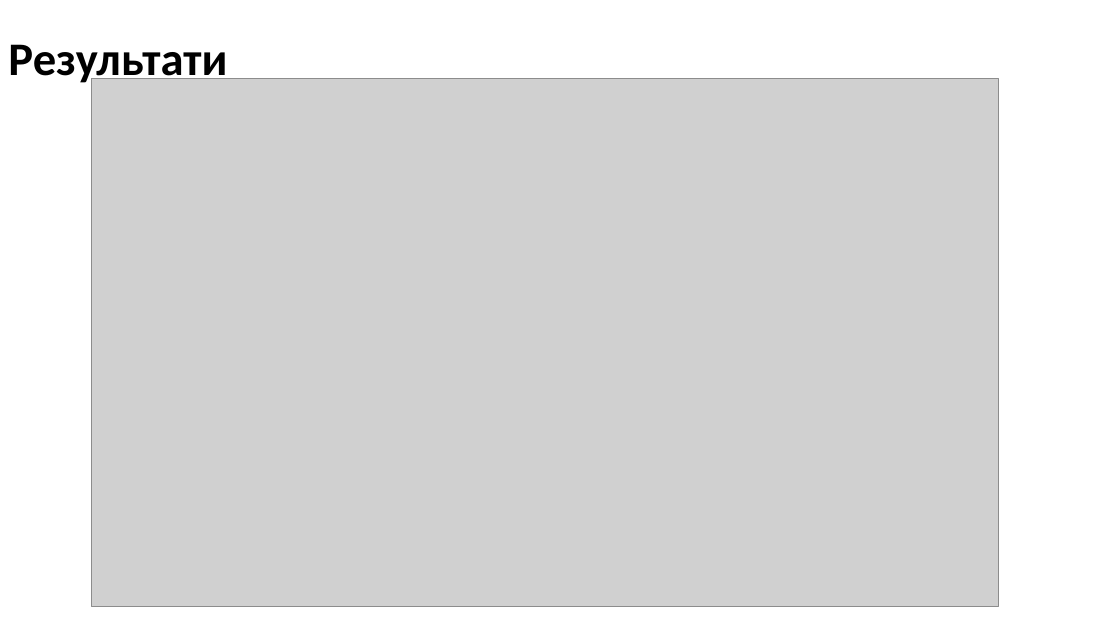
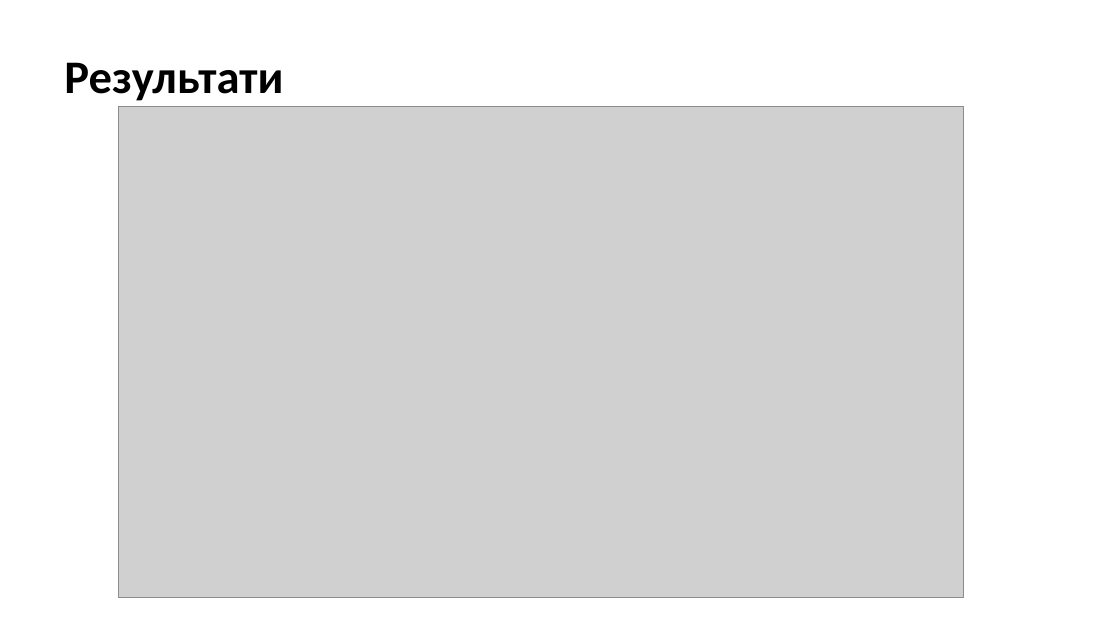
Before and after one commit to npd2020/diploms, a slide deck: slide 9 of v.haponov/Presentation/Valentyn_Haponov.pptx. Drawn at 1120x630 pixels with LibreOffice and Linux fonts; fonts in the diff are those of the drawing; grey boxes stand for pictures. Boxes give left, top, right and bottom in pixels: in the first picture for what was removed or moved away, otherwise in the second. Text is boxed around its words. In the diff, an @@ line names an element or a change of style, - is before the commit and + after.

```diff
--- a/v.haponov/Presentation/Valentyn_Haponov.pptx
+++ b/v.haponov/Presentation/Valentyn_Haponov.pptx
@@ title "Результати" rewrapped from <box>8,44,227,88</box> to <box>64,62,283,101</box> @@
@@ picture: place and size @@
-picture at <box>92,79,999,607</box>
+picture at <box>118,106,965,597</box>
```
Also in this commit, not shown: 2 other slides changed, 3 slides added, 1 slide removed, 10 other files.
